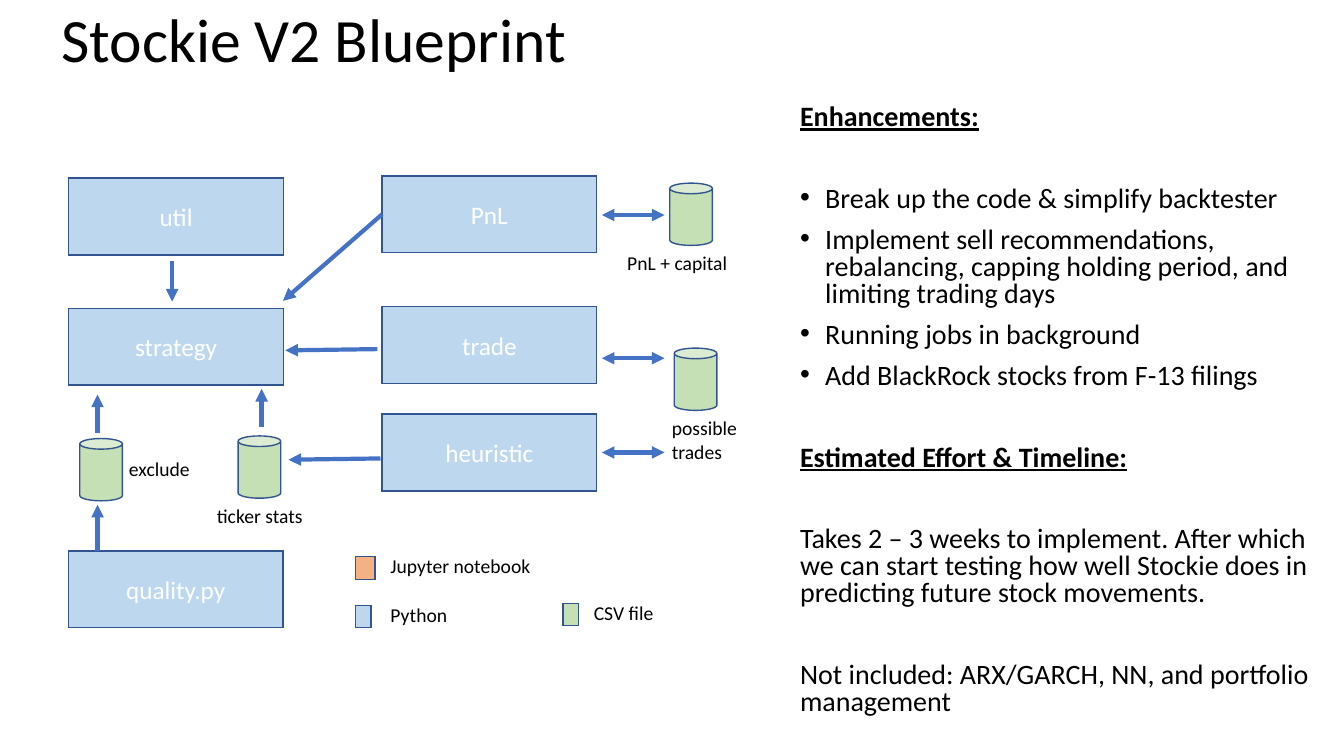
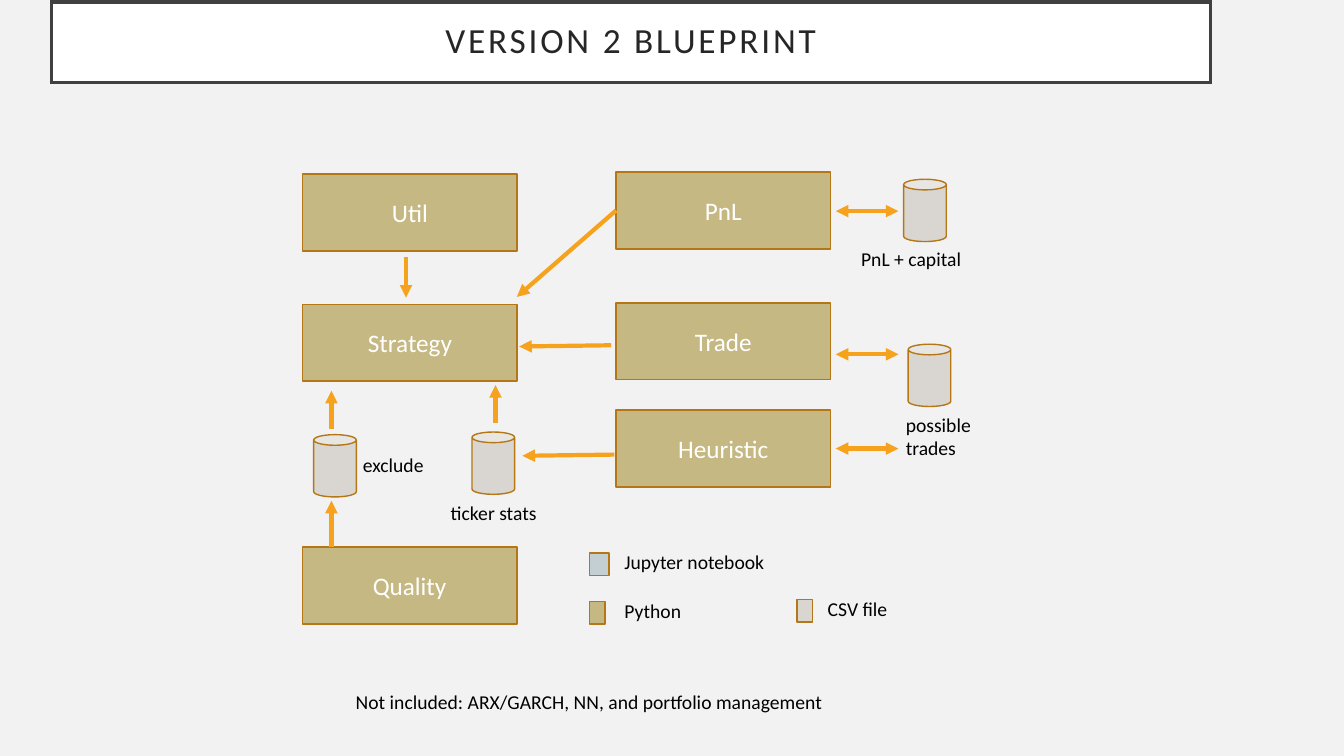
Before and after one commit to frkornet/Stock-Market-Final-Project, a slide deck: slide 9 of Final Project.pptx. Drawn at 1344x756 pixels with LibreOffice and Linux fonts; fonts in the diff are those of the drawing. Boxes give left, top, right and bottom in pixels: in the first picture for what was removed or moved away, otherwise in the second. Text is boxed around its words. In the diff, an @@ line names an element or a change of style, - is before the commit and + after.

Commit message:
move documents into doc folder except for final project presentation

```diff
--- a/Final Project.pptx
+++ b/Final Project.pptx
@@ background #FFFFFF to #F2F2F2 @@
@@ title "VERSION 2 BLUEPRINT": place and size @@
-title "VERSION 2 BLUEPRINT" at bbox=[61, 19, 566, 72]
+title "VERSION 2 BLUEPRINT" at bbox=[51, 2, 1211, 83]
@@ title "VERSION 2 BLUEPRINT" at bbox=[51, 2, 1211, 83]: fill none to #FFFFFF; outline none to #404040 2.5 pt @@
@@ title at bbox=[445, 30, 816, 54]: text changed; size 44 to 25.2 pt; text colour #000000 to #262626 @@
-Stockie V2 Blueprint
+VERSION 2 BLUEPRINT
@@ text removed at bbox=[800, 106, 1308, 716] @@
-Enhancements:
-• Break up the code & simplify backtester
-• Implement sell recommendations, rebalancing, capping holding period, and limiting trading days
-• Running jobs in background
-• Add BlackRock stocks from F-13 filings
-Estimated Effort & Timeline:
-Takes 2 – 3 weeks to implement. After which we can start testing how well Stockie does in predicting future stock movements.
-Not included: ARX/GARCH, NN, and portfolio management
@@ fill #C5E0B4 to #D9D6D1; outline #325491 1 pt to #B67815 1 pt in 5 elements at bbox=[797, 600, 812, 622], bbox=[472, 433, 514, 495], bbox=[908, 344, 951, 406], bbox=[314, 435, 356, 497], bbox=[903, 179, 946, 242] @@
@@ text in rectangle at bbox=[392, 204, 428, 222]: text changed @@
-util
+Util
@@ arrow (616, 211) - (517, 297): stroke #4472C4 3 pt to #F6A21D 3 pt @@
@@ double arrow (898, 211) - (836, 211): stroke #4472C4 3 pt to #F6A21D 3 pt @@
@@ arrow (406, 257) - (406, 297): stroke #4472C4 3 pt to #F6A21D 3 pt @@
@@ text in rectangle at bbox=[368, 336, 452, 356]: text changed @@
-strategy
+Strategy
@@ arrow (611, 346) - (519, 347): stroke #4472C4 3 pt to #F6A21D 3 pt @@
@@ text in rectangle at bbox=[695, 333, 752, 351]: text changed @@
-trade
+Trade
@@ double arrow (898, 355) - (836, 355): stroke #4472C4 3 pt to #F6A21D 3 pt @@
@@ arrow (496, 423) - (496, 385): stroke #4472C4 3 pt to #F6A21D 3 pt @@
@@ 9 rectangles, 7 texts, 7 arrows, 4 cylinders, 3 double arrows: place and size @@
-9 rectangles, 7 texts, 7 arrows, 4 cylinders, 3 double arrows at bbox=[69, 175, 737, 628]
+9 rectangles, 7 texts, 7 arrows, 4 cylinders, 3 double arrows at bbox=[302, 172, 971, 624]
@@ arrow (332, 429) - (332, 391): stroke #4472C4 3 pt to #F6A21D 3 pt @@
@@ text in rectangle at bbox=[678, 440, 768, 458]: text changed @@
-heuristic
+Heuristic
@@ double arrow (898, 449) - (836, 449): stroke #4472C4 3 pt to #F6A21D 3 pt @@
@@ arrow (615, 455) - (522, 456): stroke #4472C4 3 pt to #F6A21D 3 pt @@
@@ arrow (332, 547) - (332, 501): stroke #4472C4 3 pt to #F6A21D 3 pt @@
@@ rectangle at bbox=[590, 553, 609, 575]: fill #F4B183 to #C3CFD3; outline #325491 1 pt to #B67815 1 pt @@
@@ text in rectangle at bbox=[373, 577, 447, 599]: text changed @@
-quality.py
+Quality
@@ fill #BDD7EE to #C5B883; outline #325491 1 pt to #B67815 1 pt in 7 elements at bbox=[616, 172, 831, 249], bbox=[302, 304, 517, 381], bbox=[616, 302, 831, 379], bbox=[616, 410, 831, 487], bbox=[302, 174, 517, 251], bbox=[302, 547, 517, 624], bbox=[590, 602, 605, 624] @@
@@ text added at bbox=[356, 695, 822, 713], 14 pt, text #000000 @@
+Not included: ARX/GARCH, NN, and portfolio management
```
Also in this commit, not shown: 9 other slides changed, 7 other files.
